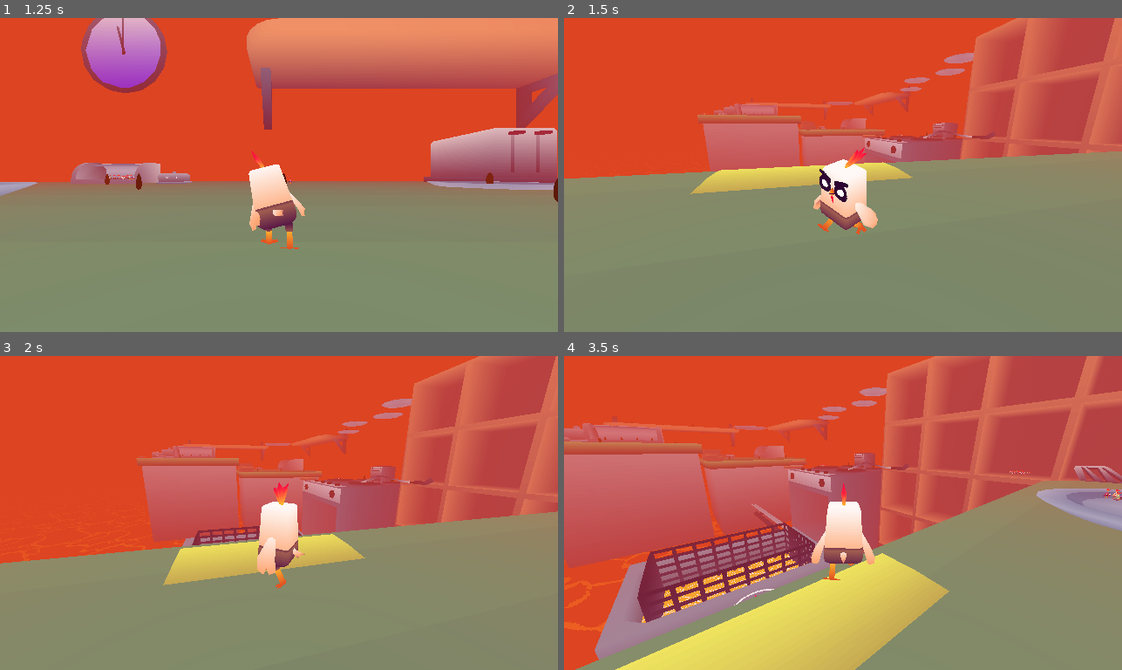
Above: before the commit, frames 1-4 (two rows, left to right).
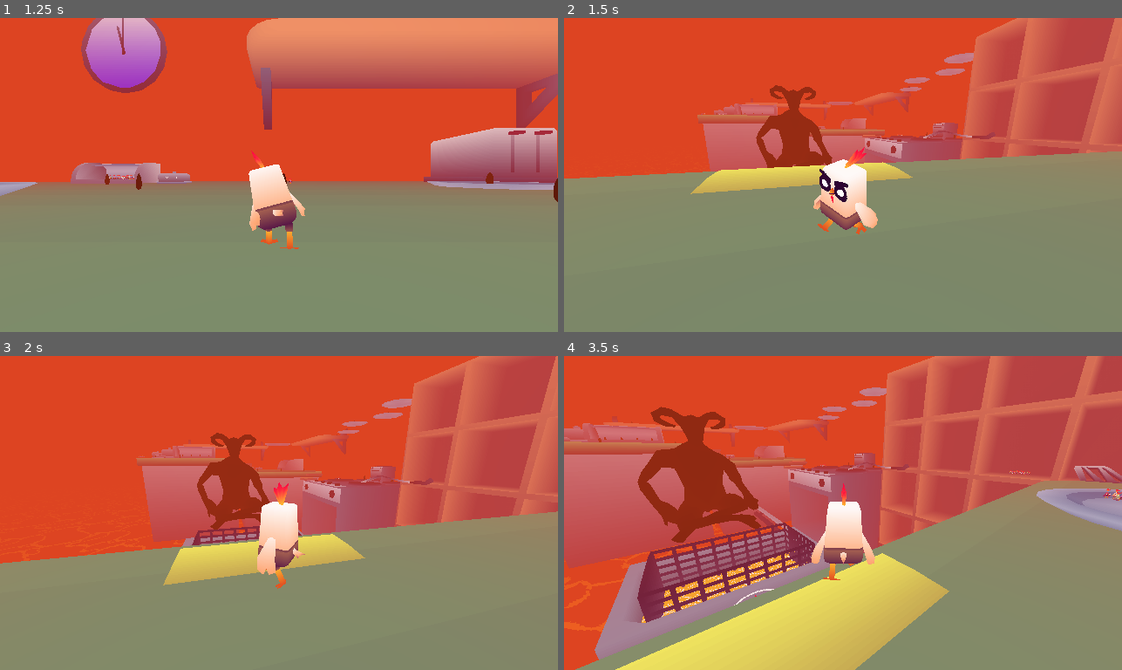
Above: after the commit, the same moments.

Repository: Cucumber-Maki/UoP-2025
Game: Godot game, scene res://scenes/splashScreen/splashScreen.tscn
The game is run twice, just before and just after one commit, with the same random seed, the same clock (stepped at 60 frames per second) and the same inputs.
Inputs (mouse positions are in pixels of both pictures, inside the frame that each line leads up to):
- Up to frame 1 (1.25 s): tap Enter at 0.5 s; move the mouse to (401, 159) at 0.52 s; hold D (player_move_right) from 0.53 s (still down); tap E (player_interact) at 0.6 s; tap Space (player_move_jump) at 0.77 s
- Up to frame 2 (1.5 s): move the mouse to (815, 175) at 1.27 s; release D (player_move_right) at 1.28 s; hold W (player_move_forward) from 1.28 s (still down); tap E (player_interact) at 1.35 s
- Up to frame 3 (2 s): keep holding W (player_move_forward); tap Space (player_move_jump) at 1.52 s
- Up to frame 4 (3.5 s): keep holding W (player_move_forward); move the mouse to (854, 506) at 2.02 s; tap E (player_interact) at 2.1, 2.85 s; move the mouse to (837, 519) at 2.77 s; tap Space (player_move_jump) at 3.02 s

Frame 1 is identical in both runs. In frame 2, 1.8% of the frame differs, in the area x 34-49%, y 21-48%; in frame 3, 1.9%; in frame 4, 4.2%, in the area x 13-36%, y 16-60%.

Commit message:
god import

Diff:
--- a/prefabs/level1.tscn
+++ b/prefabs/level1.tscn
@@ -22,7 +22,7 @@
 [ext_resource type="PackedScene" uid="uid://dopea1qvvo3id" path="res://prefabs/environment/plate_big.tscn" id="16_ysal5"]
 [ext_resource type="PackedScene" uid="uid://f4fd4x48iwxt" path="res://prefabs/environment/plate_small.tscn" id="17_xha6b"]
 [ext_resource type="PackedScene" uid="uid://cnc4xx2suavrr" path="res://prefabs/environment/toaster.tscn" id="18_olfdj"]
-[ext_resource type="PackedScene" path="res://assets/environment/god.glb" id="23_jbhi1"]
+[ext_resource type="PackedScene" uid="uid://b515rh0200y4k" path="res://assets/environment/god/god.glb" id="23_jbhi1"]
 
 [sub_resource type="Environment" id="Environment_mh6et"]
 background_mode = 1
